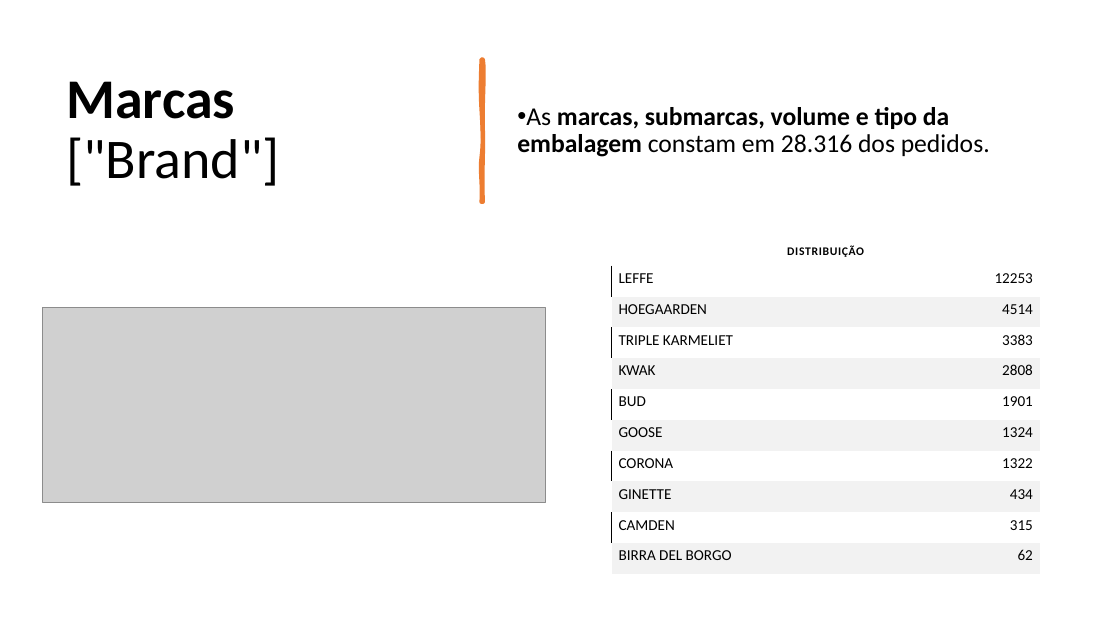
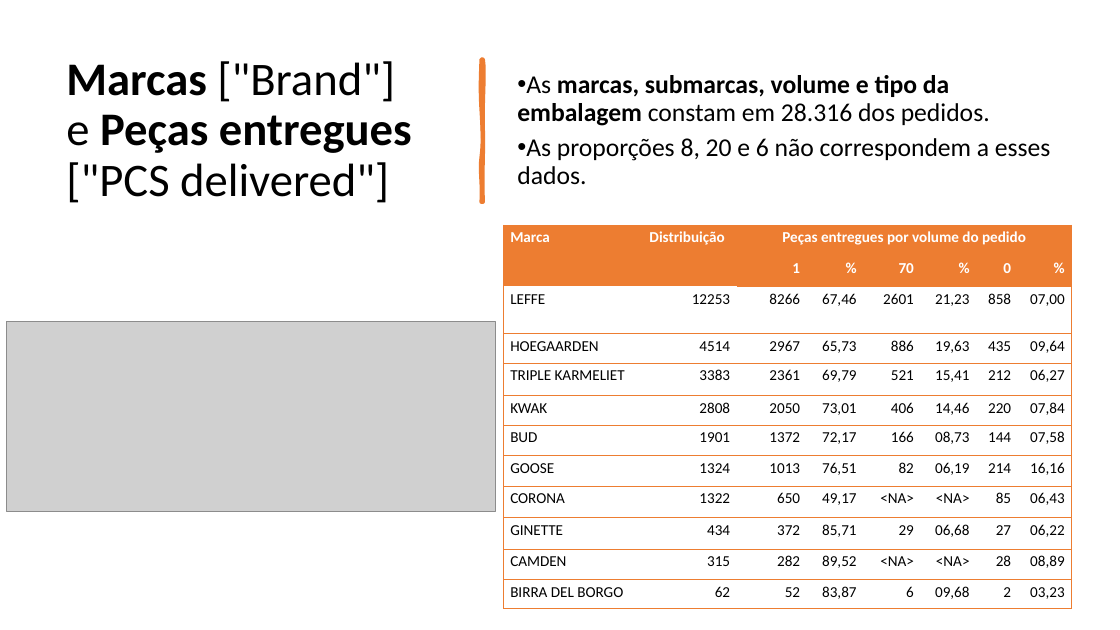
Before and after one commit to brenoccosta/ABIAcademyHack, a slide deck: slide 8 of Apresentação1.pptx (slide 7 before the commit). Drawn at 1120x630 pixels with LibreOffice and Linux fonts; fonts in the diff are those of the drawing; grey boxes stand for pictures. Boxes give left, top, right and bottom in pixels: in the first picture for what was removed or moved away, otherwise in the second. Text is boxed around its words. In the diff, an @@ line names an element or a change of style, - is before the commit and + after.

Commit message:
Finalização da Documentação da seção exploratória dos dados. Atualização do código-fonte.

```diff
--- a/Apresentação1.pptx
+++ b/Apresentação1.pptx
@@ title at [66, 61, 412, 203]: text changed; size 48 to 40 pt @@
-Marcas ["Brand"]
+Marcas ["Brand"]
+e Peças entregues
+["PCS delivered"]
@@ text at [517, 138, 1051, 184]: paragraph added @@
+• As proporções 8, 20 e 6 não correspondem a esses dados.
@@ table at [503, 225, 1071, 608] @@
-DISTRIBUIÇÃO | 
-LEFFE | 12253
-HOEGAARDEN | 4514
-TRIPLE KARMELIET | 3383
-KWAK | 2808
-BUD | 1901
-GOOSE | 1324
-CORONA | 1322
-GINETTE | 434
-CAMDEN | 315
-BIRRA DEL BORGO | 62
+Marca | Distribuição | Peças entregues por volume do pedido |  |  |  |  | 
+ |  | 1 | % | 70 | % | 0 | %
+LEFFE | 12253 | 8266 | 67,46 | 2601 | 21,23 | 858 | 07,00
+HOEGAARDEN | 4514 | 2967 | 65,73 | 886 | 19,63 | 435 | 09,64
+TRIPLE KARMELIET | 3383 | 2361 | 69,79 | 521 | 15,41 | 212 | 06,27
+KWAK | 2808 | 2050 | 73,01 | 406 | 14,46 | 220 | 07,84
+BUD | 1901 | 1372 | 72,17 | 166 | 08,73 | 144 | 07,58
+GOOSE | 1324 | 1013 | 76,51 | 82 | 06,19 | 214 | 16,16
+CORONA | 1322 | 650 | 49,17 | <NA> | <NA> | 85 | 06,43
+GINETTE | 434 | 372 | 85,71 | 29 | 06,68 | 27 | 06,22
+CAMDEN | 315 | 282 | 89,52 | <NA> | <NA> | 28 | 08,89
+BIRRA DEL BORGO | 62 | 52 | 83,87 | 6 | 09,68 | 2 | 03,23
@@ table: place and size @@
-table at [612, 236, 1039, 574]
+table at [503, 225, 1071, 608]
@@ picture: place and size @@
-picture at [43, 308, 545, 502]
+picture at [6, 321, 495, 511]
```
Also in this commit, not shown: 1 other slide changed, 1 slide added, 1 other file.
